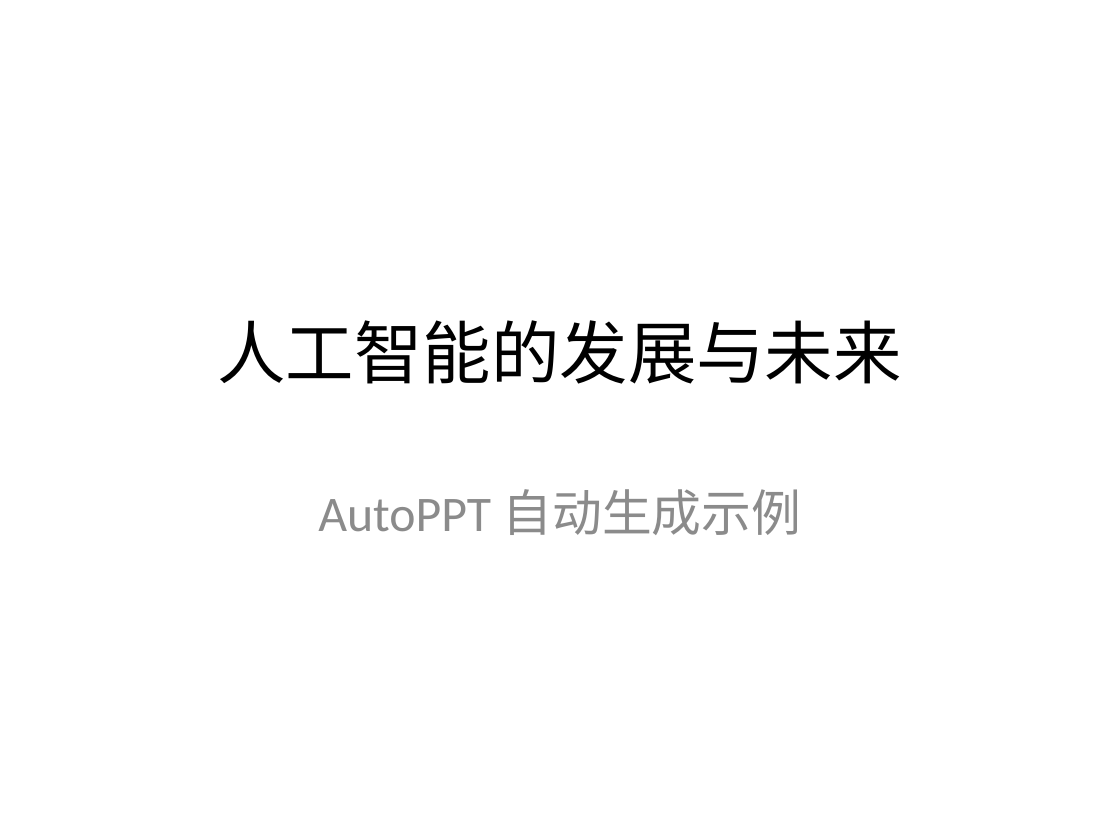
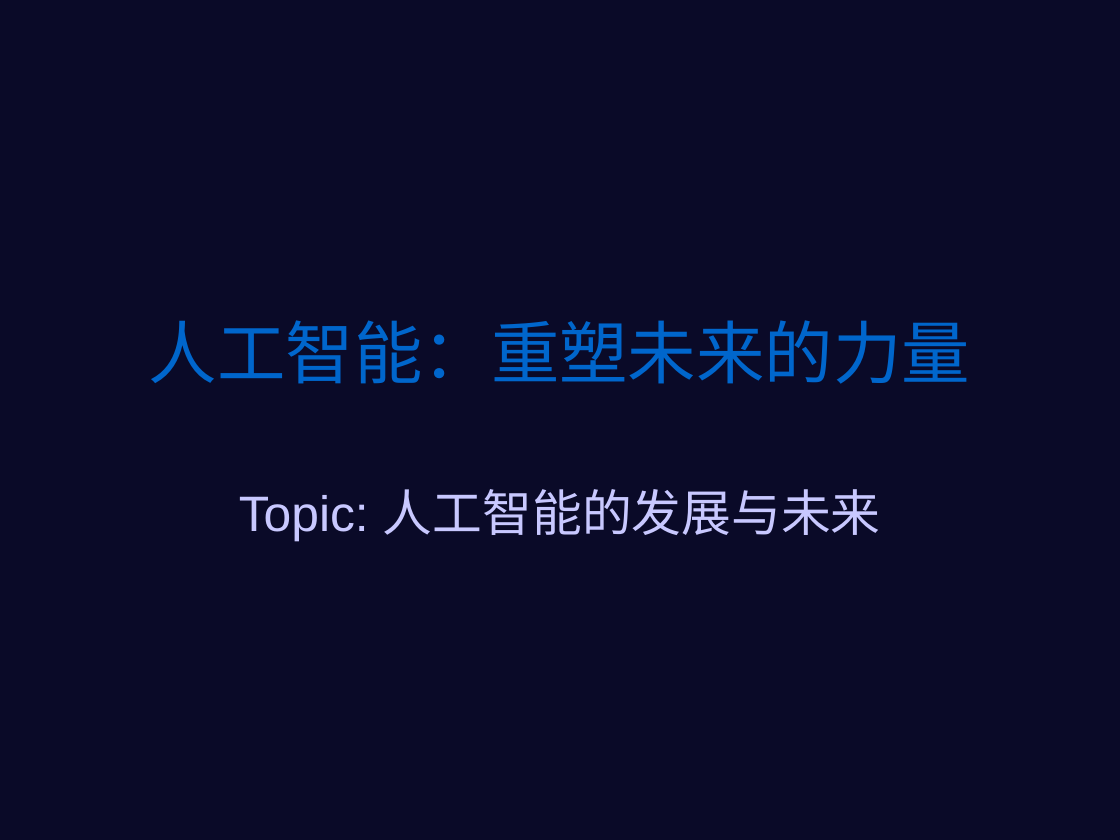
Before and after one commit to yeasy/AutoPPT, a slide deck: slide 1 of samples/cn_tech.pptx. Drawn at 1120x840 pixels with LibreOffice and Linux fonts; fonts in the diff are those of the drawing. Boxes give left, top, right and bottom in pixels: in the first picture for what was removed or moved away, otherwise in the second. Text is boxed around its words. In the diff, an @@ line names an element or a change of style, - is before the commit and + after.

```diff
--- a/samples/cn_tech.pptx
+++ b/samples/cn_tech.pptx
@@ background #FFFFFF to #0A0A28 @@
@@ title at bbox=[149, 320, 970, 384]: text changed; font Calibri to Arial; text colour #000000 to #0066CC @@
-人工智能的发展与未来
+人工智能：重塑未来的力量
@@ subtitle at bbox=[239, 489, 881, 541]: text changed; font Calibri to Arial; text colour #8C8C8C to #C8C8FF @@
-AutoPPT 自动生成示例
+Topic: 人工智能的发展与未来
```
Also in this commit, not shown: 4 slides added, 3 slides removed, 12 other files.
